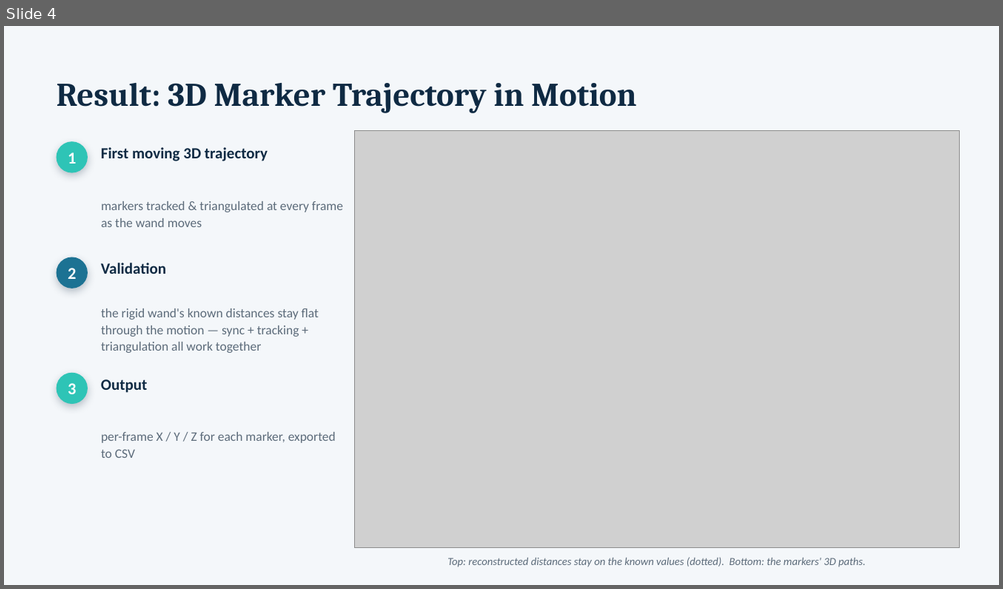
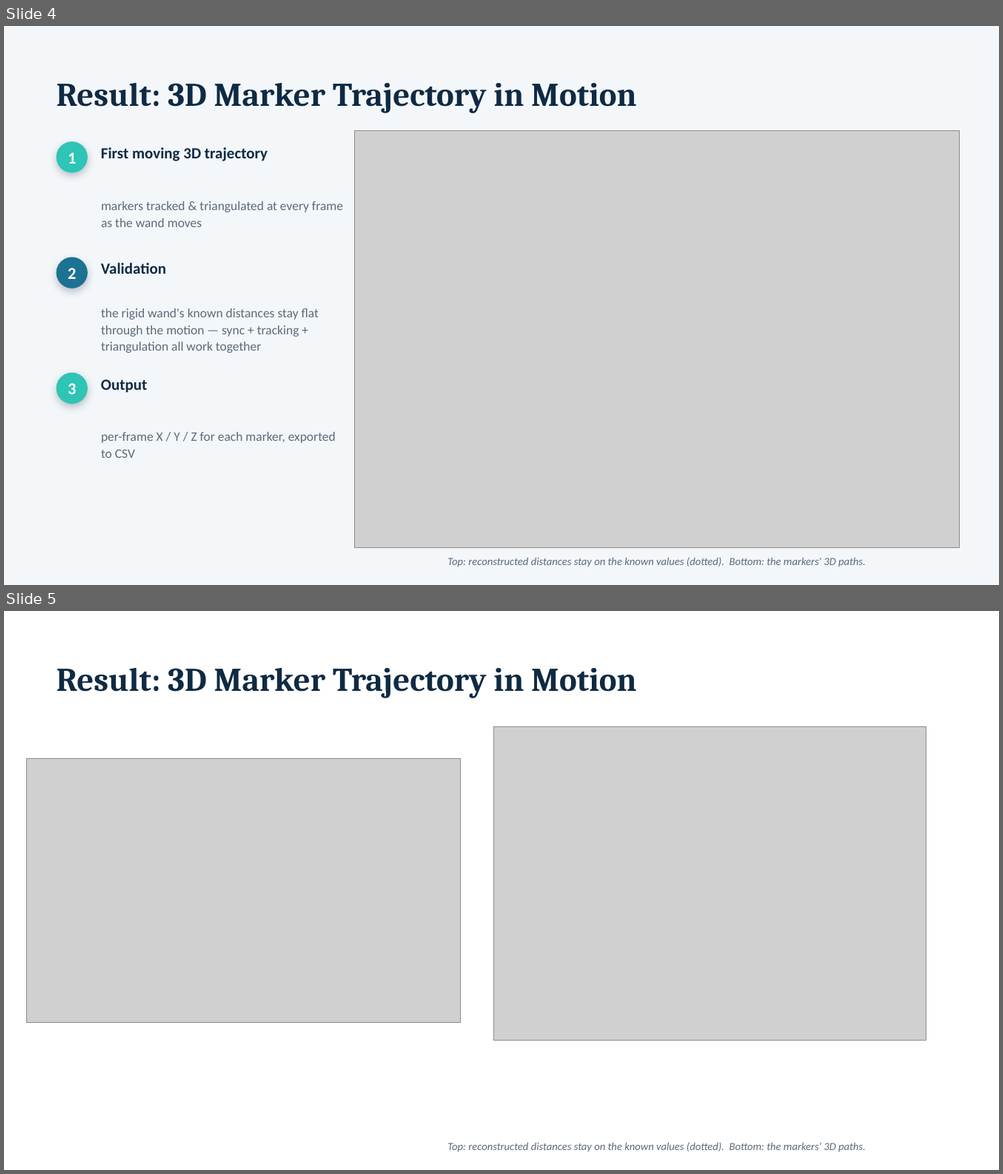
Before and after one commit to ehsansharafianm/obstacle-crossing-computer-vision, a slide deck: slides/obstacle_crossing_update.pptx. Shown one above the other, each under a label of ours: slide 4 before the commit, slides 4 and 5 after it. The pictures are 1003x589 and 1003x1174 pixels, drawn with LibreOffice and Linux fonts; fonts in the diff are those of the drawing; grey boxes stand for pictures. Boxes give left, top, right and bottom in pixels: in the first picture for what was removed or moved away, otherwise in the second. Text is boxed around its words. In the diff, an @@ line names an element or a change of style, - is before the commit and + after.

```diff
--- a/slides/obstacle_crossing_update.pptx
+++ b/slides/obstacle_crossing_update.pptx
@@ slide 5 added at <box>4,611,999,1170</box>, background #FFFFFF @@
@@ text added at <box>57,668,637,698</box>, 32 pt, text #0F2A43, bold @@
+Result: 3D Marker Trajectory in Motion
@@ picture added at <box>493,726,925,1041</box> @@
@@ picture added at <box>27,759,461,1024</box> @@
@@ text added at <box>447,1142,865,1153</box>, 10.5 pt, text #5C6B7A, italic @@
+Top: reconstructed distances stay on the known values (dotted). Bottom: the markers' 3D paths.
```
Also in this commit, not shown: 2 other files.
